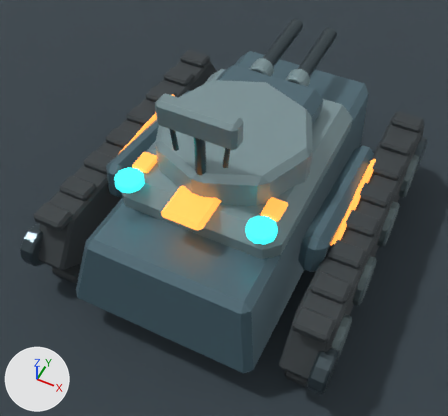
The Blender file content/source-art/sandlancescout-rigged.blend, before and after one commit.
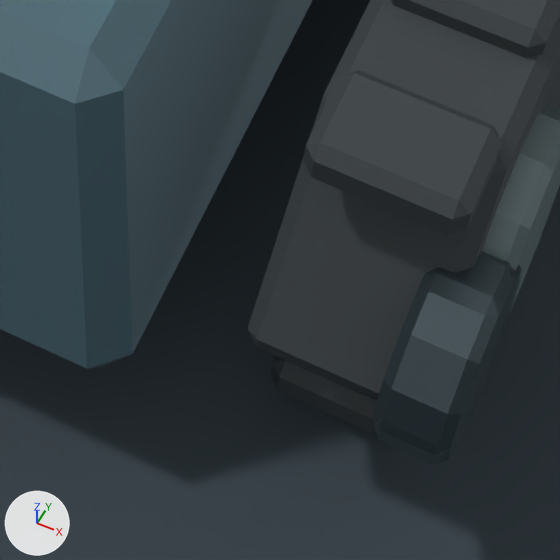
The first picture shows the older version from a camera (50 mm lens) standing at (1.29, -2.91, 3.7) and looking at (0.01, -0.36, 0.51). The close-ups show the older and then the newer version on the part from 50% to 78% of the width and 70% to 100% of the height of that picture. Only the edits that show in the close-ups are written down. Every picture has the same lights, and +X, +Y and +Z are marked at lower left.

Before the edit, the objects in view are built like this:
```python
me_cube_033 = bpy.data.meshes.new('Cube.033')
me_cube_033.from_pydata(...)  # 24 vertices, 26 faces; spans x -0.11..0.11, y -0.075..0.075, z -0.038..0.038
me_cube_033.materials.append(mat_sandlance_tread)  # dark grey #3c4245
me_plane = bpy.data.meshes.new('Plane')
me_plane.from_pydata([(-100.0, -100.0, 0.0), (100.0, -100.0, 0.0), (-100.0, 100.0, 0.0), (100.0, 100.0, 0.0)], [], [(0, 1, 3, 2)])
me_plane.materials.append(mat_preview_concrete)  # dark blue #354048
me_scouttreads_belt_r_mesh = bpy.data.meshes.new('ScoutTreads_Belt_R_Mesh')
me_scouttreads_belt_r_mesh.from_pydata(...)  # 34 vertices, 35 faces; spans x 0.79..1.04, y -1.19..1.19, z 0.05..0.62
me_scouttreads_belt_r_mesh.materials.append(mat_sandlance_tread)  # dark grey #3c4245
ob_preview_floor = bpy.data.objects.new('Preview floor', me_plane)
ob_preview_floor.location = (0.0, 0.0, -0.015)
ob_scouttreads_belt_r = bpy.data.objects.new('ScoutTreads_Belt_R', me_scouttreads_belt_r_mesh)
ob_scouttreads_belt_r.location = (0.0, 0.0, 0.0)
ob_scouttreads_shoetop_r_2 = bpy.data.objects.new('ScoutTreads_ShoeTop_R_2', me_cube_033)
ob_scouttreads_shoetop_r_2.location = (0.91, -0.74, 0.625)
# also in view: 'ScoutTreads_ShoeBottom_R_1' at (0.91, -1.02, 0.05); 'ScoutTreads_ShoeTop_R_1' at (0.91, -1.02, 0.62); 'ScoutArmor_Hull' at (0.0, -0.07, 0.46); 'ScoutWheel_Idler_R_1' at (1.03, -1.1, 0.35); 'ScoutWheel_Road_R_1' at (1.03, -0.89, 0.35)
```
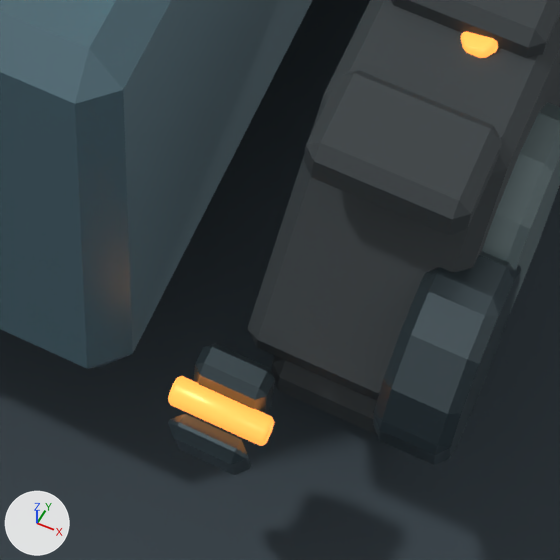
Location of each change, [x1, y1, x2, y2] in pixels of the close-ups (560 x 560 px):
```json
{"object": "ScoutArmor_RearShackle_ShackleBracket_2", "change": "added", "after": [193, 344, 275, 414]}
{"object": "ScoutArmor_RearShackle_ShacklePin_2", "change": "added", "after": [168, 376, 275, 446]}
{"object": "ScoutArmor_RearShackle_ShackleLoop_2", "change": "added", "after": [168, 414, 251, 475]}
{"object": "ScoutSuspension_R_ShockDamper_1", "change": "added", "after": [461, 31, 498, 58]}
```

The change, as JSON lines over the scene's bpy script:
```json
{"op": "add", "block": "me_cylinder_041", "code": ["me_cylinder_041 = bpy.data.meshes.new('Cylinder.041')", "me_cylinder_041.from_pydata(...)  # 36 vertices, 38 faces; spans x -0.045..0.045, y -0.023..0.023, z -0.106..0.106", "me_cylinder_041.materials.append(mat_sandlance_signal_amber)  # orange #f99542, glowing orange #f99542"]}
{"op": "add", "block": "me_cube_058", "code": ["me_cube_058 = bpy.data.meshes.new('Cube.058')", "me_cube_058.from_pydata(...)  # 24 vertices, 26 faces; spans x -0.0552..0.0552, y -0.0296..0.0296, z -0.055..0.055", "me_cube_058.materials.append(mat_sandlance_gunmetal)  # greyish blue #4d5b61"]}
{"op": "add", "block": "me_cylinder_027", "code": ["me_cylinder_027 = bpy.data.meshes.new('Cylinder.027')", "me_cylinder_027.from_pydata(...)  # 48 vertices, 50 faces; spans x -0.069..0.069, y -0.0197..0.0197, z -0.0197..0.0197", "me_cylinder_027.materials.append(mat_sandlance_signal_amber)  # orange #f99542, glowing orange #f99542"]}
{"op": "add", "block": "me_cube_057", "code": ["me_cube_057 = bpy.data.meshes.new('Cube.057')", "me_cube_057.from_pydata(...)  # 24 vertices, 26 faces; spans x -0.051..0.051, y -0.025..0.025, z -0.051..0.051", "me_cube_057.materials.append(mat_sandlance_gunmetal)  # greyish blue #4d5b61"]}
{"op": "add", "block": "ob_scoutsuspension_r_shockdamper_1", "code": ["ob_scoutsuspension_r_shockdamper_1 = bpy.data.objects.new('ScoutSuspension_R_ShockDamper_1', me_cylinder_041)", "ob_scoutsuspension_r_shockdamper_1.location = (0.96, -0.819, 0.529)"]}
{"op": "add", "block": "ob_scoutarmor_rearshackle_shackleloop_2", "code": ["ob_scoutarmor_rearshackle_shackleloop_2 = bpy.data.objects.new('ScoutArmor_RearShackle_ShackleLoop_2', me_cube_058)", "ob_scoutarmor_rearshackle_shackleloop_2.location = (0.798, -1.318, 0.253)"]}
{"op": "add", "block": "ob_scoutarmor_rearshackle_shacklepin_2", "code": ["ob_scoutarmor_rearshackle_shacklepin_2 = bpy.data.objects.new('ScoutArmor_RearShackle_ShacklePin_2', me_cylinder_027)", "ob_scoutarmor_rearshackle_shacklepin_2.location = (0.798, -1.288, 0.295)"]}
{"op": "add", "block": "ob_scoutarmor_rearshackle_shacklebracket_2", "code": ["ob_scoutarmor_rearshackle_shacklebracket_2 = bpy.data.objects.new('ScoutArmor_RearShackle_ShackleBracket_2', me_cube_057)", "ob_scoutarmor_rearshackle_shacklebracket_2.location = (0.798, -1.248, 0.295)"]}
```
